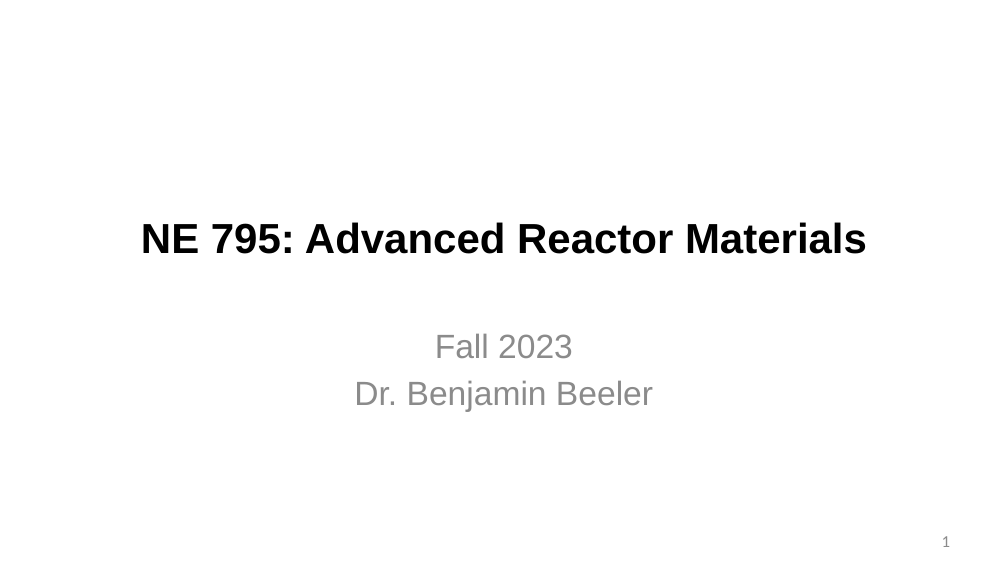
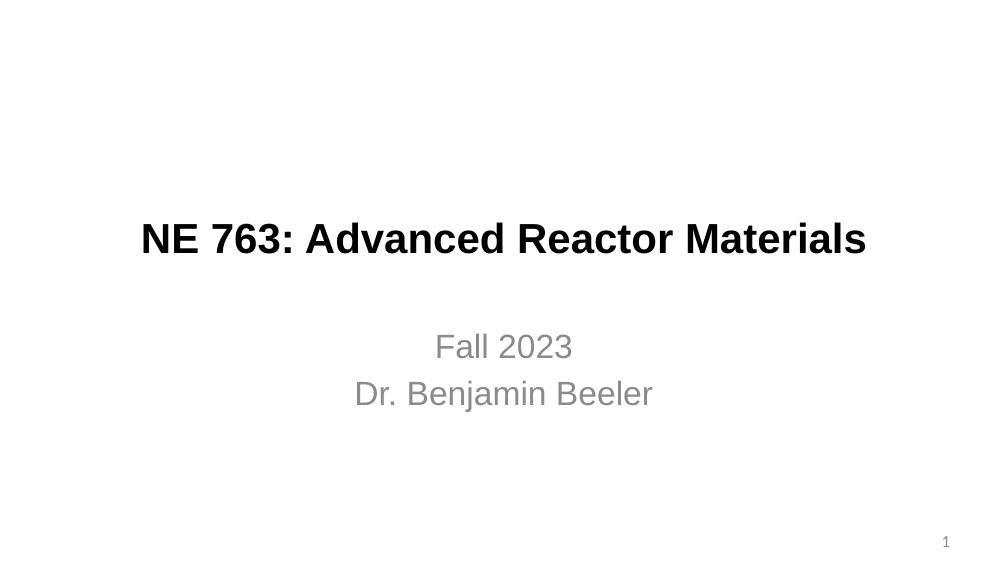
Before and after one commit to benbeeler/TEACHING, a slide deck: slide 1 of Advanced Reactor Materials/Fall2025/Lec9_SFRs.pptx. Drawn at 1008x567 pixels with LibreOffice and Linux fonts; fonts in the diff are those of the drawing; background and template pictures are left out. Boxes give left, top, right and bottom in pixels: in the first picture for what was removed or moved away, otherwise in the second. Text is boxed around its words. In the diff, an @@ line names an element or a change of style, - is before the commit and + after.

```diff
--- a/Advanced Reactor Materials/Fall2025/Lec9_SFRs.pptx
+++ b/Advanced Reactor Materials/Fall2025/Lec9_SFRs.pptx
@@ title at <box>141,222,867,254</box>: text changed @@
-NE 795: Advanced Reactor Materials
+NE 763: Advanced Reactor Materials
```
Also in this commit, not shown: 3 other slides changed, 39 slides added, 30 slides removed, 27 other files.
